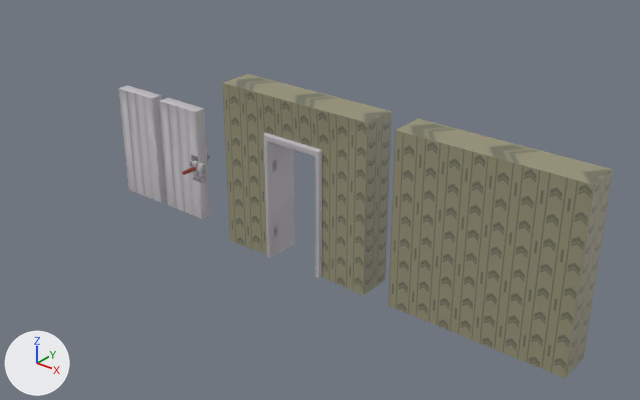
An edit to the FBX model Assets/FBX/EscapeRoom.fbx, drawn before and after from the same camera.
One viewpoint serves both versions: a 50 mm lens placed at (8.64, -10.34, 7.68), pointed at (0.05, 0.39, 1.03). The axes (+X, +Y, +Z) are drawn at lower left. The lights are the same throughout. Where no turn or scale is listed for an object, it has been applied to the vertices. Vertices at the same position are counted once.

Objects in the first picture: 'Alavanca', 'Alavanca_Caixa', 'Parede_Comum', 'Parede_Porta', 'Porta_Comum', 'Porta_Macaneta'.
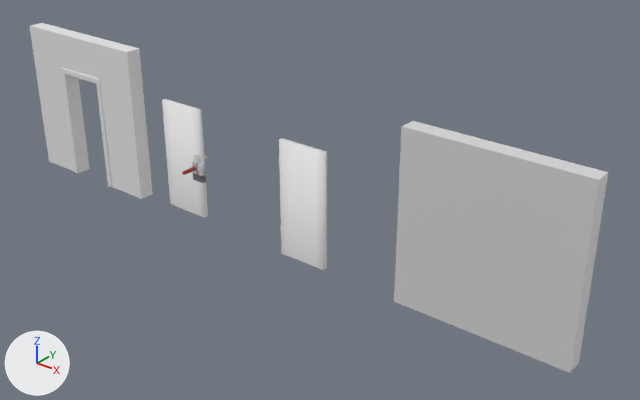
The change, as a diff of the scene's bpy script:
```diff
--- a/Assets/FBX/EscapeRoom.fbx.py
+++ b/Assets/FBX/EscapeRoom.fbx.py
@@ me_cube_006 @@
 me_cube_006.from_pydata(...)  # 117 vertices, 90 faces; spans x -148.0..149.0, y 1.0..300.0, z -33.0..33.0
 # used by ob_parede_porta; location = (0.02, 0.0, 0.0); rotation_euler = (1.571, 0.0, 0.0), in degrees (90, 0, 0); scale = (0.01, 0.01, 0.01)
-me_cube_006.materials.append(mat_backroom_texture)  # picture img_escaperoom_texture_png
+# me_cube_006 part 1: the whole mesh is multiplied about its middle by the matrix ((0.01, 0.0, -0.001), (-0.001, 0.0, -0.01), (0.0, 0.01, 0.0)), then moved by (-6.0, -150.0, 1.0)
+me_cube_006.materials.append(mat_finalmaterial)  # white #e7e7e7
@@ me_cube_003 @@
 me_cube_003.from_pydata(...)  # 456 vertices, 380 faces; spans x 7.0..103.0, y -1.0..215.0, z -35.0..14.0
 # used by ob_porta_macaneta; location = (-3.53, 0.0, 0.02); rotation_euler = (1.571, 0.0, 0.0), in degrees (90, 0, 0); scale = (0.01, 0.01, 0.01)
-me_cube_003.materials.append(mat_backroom_texture)  # picture img_escaperoom_texture_png
+# me_cube_003 part 2: the loose piece of 44 vertices spanning x 8.0..103.0, y -1.0..215.0, z -22.0..1.0 is turned 90 degrees about the x axis through its middle and scaled by 0.00994, then moved by (-59.0, -107.0, 11.0), in mat_door (white #e7e7e7)
+# me_cube_003 part 3: the loose piece of 12 vertices spanning x 88.0..101.0, y 92.0..127.0, z -5.0..4.0 is turned 90 degrees about the x axis through its middle and scaled by 0.00971, then moved by (-97.0, -109.0, 2.0), in mat_handle (white #e7e7e7)
+me_cube_003.materials.append(mat_handle)  # white #e7e7e7
+me_cube_003.materials.append(mat_door)  # white #e7e7e7
@@ ob_alavanca @@
-ob_alavanca = bpy.data.objects.new('Alavanca', me_cube_005)
@@ ob_parede_porta @@
 ob_parede_porta.location = (0.02, 0.0, 0.0)
-ob_parede_porta.rotation_euler = (1.571, 0.0, 0.0)  # degrees (90, 0, 0)
-ob_parede_porta.scale = (0.01, 0.01, 0.01)
@@ ob_parede_comum @@
-ob_parede_comum = bpy.data.objects.new('Parede_Comum', me_cube)
@@ ob_porta_comum @@
-ob_porta_comum = bpy.data.objects.new('Porta_Comum', me_cube_001)
@@ ob_alavanca_caixa @@
-ob_alavanca_caixa = bpy.data.objects.new('Alavanca_Caixa', me_cube_004)
@@ ob_porta_macaneta @@
 ob_porta_macaneta = bpy.data.objects.new('Porta_Macaneta', me_cube_003)
-ob_porta_macaneta.location = (-3.53, 0.0, 0.02)
-ob_porta_macaneta.rotation_euler = (1.571, 0.0, 0.0)  # degrees (90, 0, 0)
-ob_porta_macaneta.scale = (0.01, 0.01, 0.01)
+ob_porta_macaneta.location = (0.02, 0.0, 0.0)
@@ ob_parede_comum_1 @@
+ob_parede_comum_1 = bpy.data.objects.new('Parede Comum', me_cube_004_1)  # 8 vertices, 5 faces; spans x 1.98..4.98, y -0.15..0.15, z 0.01..3.01; in mat_walls (its picture is missing)
+ob_parede_comum_1.location = (0.02, 0.0, 0.0)
@@ ob_door @@
+ob_door = bpy.data.objects.new('Door', me_cube_003_1)  # 96 vertices, 68 faces; spans x -0.49..0.47, y -0.07..0.02, z 0.0..2.16; in mat_finalmaterial (white #e7e7e7)
+ob_door.location = (0.02, 0.0, 0.0)
@@ ob_maçaneta @@
+ob_maçaneta = bpy.data.objects.new('Maçaneta', me_cube_002)  # 276 vertices, 235 faces; spans x -2.307..-2.042, y -0.705..-0.286, z 1.011..1.362; in mat_backroom_texture (picture img_escaperoom_texture_png)
+ob_maçaneta.location = (0.02, 0.0, 0.0)
```

What differs and where, as boxes [x1, y1, x2, y2] in the pictures (640 x 400 px; the box of a moved part takes in the faces that stretch with it):
'Parede_Comum', deleted (yellow): before [388, 119, 613, 378]
'Parede_Porta', recoloured, reshaped, turned, rescaled: before [222, 74, 392, 295]; after [30, 23, 153, 199]
'Parede Comum', added: after [394, 121, 608, 373]
'Door', added: after [279, 138, 327, 270]
'Porta_Macaneta', reshaped, moved, turned, rescaled: before [159, 98, 211, 219]; after [162, 99, 208, 218]
'Porta_Comum', deleted: before [119, 85, 167, 202]
'Maçaneta', added: after [182, 161, 206, 183]
'Alavanca_Caixa', deleted: before [192, 161, 206, 183]
'Alavanca', deleted: before [182, 165, 198, 175]
part 2 of me_cube_003, moved or reshaped: before [159, 98, 211, 219]; after [162, 99, 208, 218]
part 3 of me_cube_003, moved or reshaped: before [191, 155, 198, 173]; after [194, 154, 200, 162]
